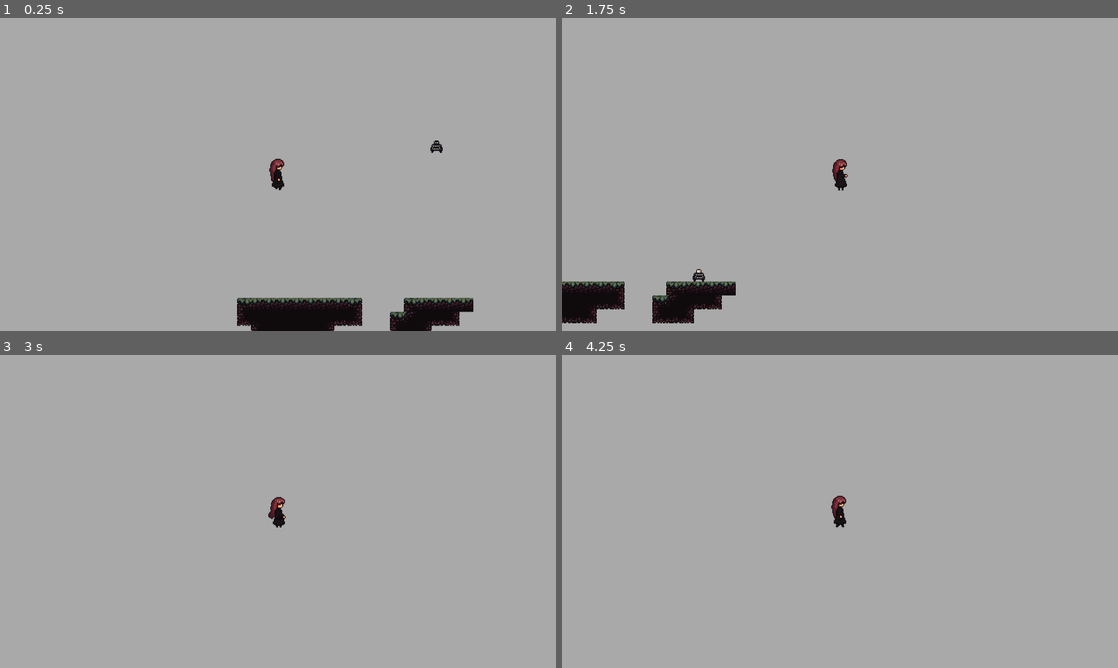
Above: before the commit, frames 1-4 (two rows, left to right).
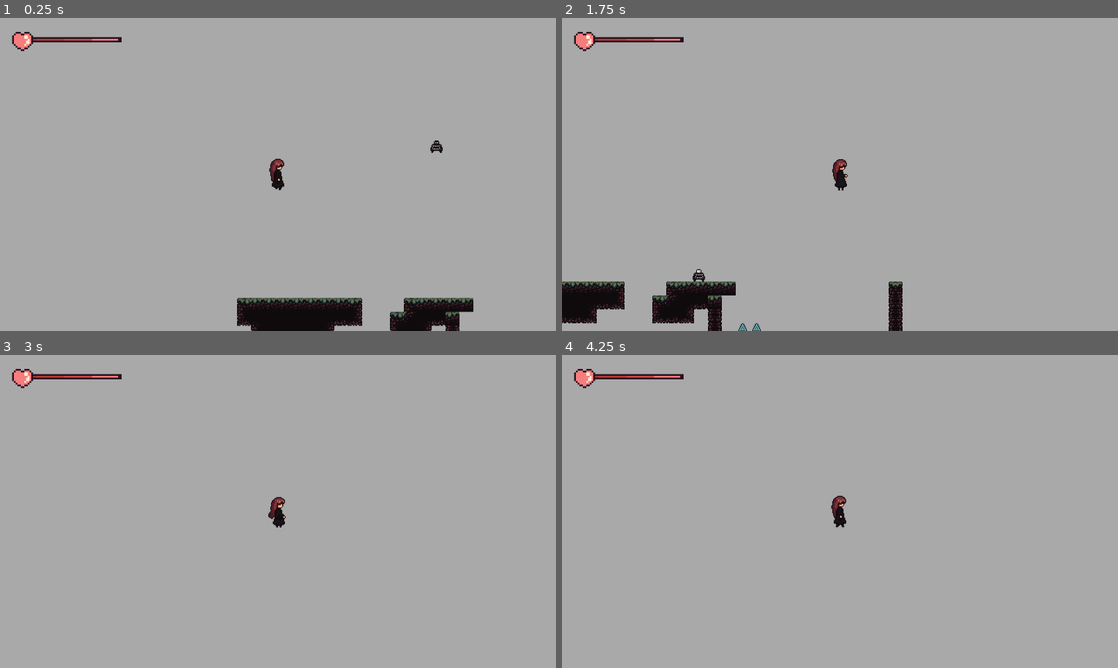
Above: after the commit, the same moments.

Repository: jan-domalaon/a-forests-fairytale
Game: Godot game, scene res://levels/intro/LevelIntro.tscn
Two runs of this game, one before a commit and one after it. Both use one fixed random seed, a clock stepped at 60 frames per second and the inputs below. The project has no main scene, so this scene is started directly.
Inputs:
- Up to frame 1 (0.25 s): no input
- Up to frame 2 (1.75 s): hold D (move_right) from 0.53 s (still down); tap R (spell_cast) at 0.6, 1.35 s; tap Space (jump) at 0.77, 1.52 s
- Up to frame 3 (3 s): release D (move_right) at 2.03 s; hold A (move_left) 2.03-2.78 s; tap R (spell_cast) at 2.1, 2.85 s; hold D (move_right) from 2.78 s (still down)
- Up to frame 4 (4.25 s): keep holding D (move_right); tap Space (jump) at 3.02, 3.77 s; tap R (spell_cast) at 3.6 s

The runs differ from the first frame. In frame 1, 0.6% of the frame differs, in the area x 2-83%, y 4-100%; in frame 2, 1.1%, in the area x 2-62%, y 4-100%; in frame 3, 0.5%; in frame 4, 0.5%.

Commit message:
Added playerUI to player. Has a functioning health bar now.

Diff:
--- a/character/Character.gd
+++ b/character/Character.gd
@@ -11,6 +11,9 @@
 export (float, 0, 1.0) var friction = 0.1
 
 var velocity = Vector2.ZERO
+var is_dead = false
+
+signal update_health(health)
 
 #
 # CHARACTER ANIMATION STATE MACHINE
@@ -30,6 +33,23 @@
 func _physics_process(delta):
 	velocity_movement(delta)
 
+
 func velocity_movement(delta):
 	velocity.y += gravity * delta
 	velocity = move_and_slide(velocity, Vector2.UP)
+
+
+func get_damaged(hp_damage):
+	if health - hp_damage <= 0:
+		is_dead = true
+		health = 0
+		# TODO: Add a death condition for player and mob
+		if is_in_group("Player"):
+			pass
+		elif is_in_group("Mob"):
+			pass
+		print(get_name() + " has died!")
+	else:
+		health -= hp_damage
+		emit_signal("update_health", health)
+		# TODO: Flicker effect
--- a/character/Character.tscn
+++ b/character/Character.tscn
@@ -9,7 +9,9 @@
 
 [sub_resource type="AnimationNodeStateMachinePlayback" id=3]
 
-[node name="Character" type="KinematicBody2D"]
+[node name="Character" type="KinematicBody2D" groups=[
+"Character",
+]]
 script = ExtResource( 1 )
 jump_speed = -1000
 
--- /dev/null
+++ b/levels/generic_level/GenericLevel.tscn
@@ -0,0 +1,12 @@
+[gd_scene format=2]
+
+[node name="GenericLevel" type="Node"]
+
+[node name="TileMap" type="TileMap" parent="."]
+format = 1
+
+[node name="PlayerStart" type="Position2D" parent="."]
+
+[node name="Mobs" type="Node" parent="."]
+
+[node name="Traps" type="Node" parent="."]
--- a/levels/intro/LevelIntro.tscn
+++ b/levels/intro/LevelIntro.tscn
@@ -1,8 +1,9 @@
-[gd_scene load_steps=4 format=2]
+[gd_scene load_steps=5 format=2]
 
 [ext_resource path="res://levels/tileset/terrain_tileset.tres" type="TileSet" id=1]
 [ext_resource path="res://player/Player.tscn" type="PackedScene" id=2]
 [ext_resource path="res://mobs/big_mouth/BigMouthMonster.tscn" type="PackedScene" id=3]
+[ext_resource path="res://levels/traps/spike/Spike.tscn" type="PackedScene" id=4]
 
 [node name="LevelIntro" type="Node"]
 
@@ -10,7 +11,7 @@
 tile_set = ExtResource( 1 )
 cell_size = Vector2( 16, 16 )
 format = 1
-tile_data = PoolIntArray( 0, 5, 0, 1, 5, 1, 2, 5, 1, 3, 5, 1, 4, 5, 1, 5, 5, 1, 6, 5, 1, 7, 5, 1, 8, 5, 2, 12, 5, 0, 13, 5, 1, 14, 5, 1, 15, 5, 1, 16, 5, 1, 65536, 5, 131072, 65537, 5, 131080, 65538, 5, 65537, 65539, 5, 65537, 65540, 5, 65537, 65541, 5, 65537, 65542, 5, 8, 65543, 5, 131073, 65544, 5, 131074, 65547, 5, 0, 65548, 5, 65543, 65549, 5, 8, 65550, 5, 131073, 65551, 5, 131074, 131073, 5, 131072, 131074, 5, 131073, 131075, 5, 131073, 131076, 5, 131073, 131077, 5, 131073, 131078, 5, 131074, 131083, 5, 131072, 131084, 5, 131073, 131085, 5, 131074 )
+tile_data = PoolIntArray( 0, 5, 0, 1, 5, 1, 2, 5, 1, 3, 5, 1, 4, 5, 1, 5, 5, 1, 6, 5, 1, 7, 5, 1, 8, 5, 2, 12, 5, 0, 13, 5, 1, 14, 5, 1, 15, 5, 1, 16, 5, 1, 28, 5, 3, 65536, 5, 131072, 65537, 5, 131080, 65538, 5, 65537, 65539, 5, 65537, 65540, 5, 65537, 65541, 5, 65537, 65542, 5, 8, 65543, 5, 131073, 65544, 5, 131074, 65547, 5, 0, 65548, 5, 65543, 65549, 5, 8, 65550, 5, 131073, 65551, 5, 1, 65564, 5, 65539, 131073, 5, 131072, 131074, 5, 131073, 131075, 5, 131073, 131076, 5, 131073, 131077, 5, 131073, 131078, 5, 131074, 131083, 5, 131072, 131084, 5, 131073, 131085, 5, 131074, 131087, 5, 65539, 131100, 5, 65539, 196623, 5, 65539, 196636, 5, 65539, 262159, 5, 1, 262160, 5, 1, 262161, 5, 1, 262162, 5, 1, 262163, 5, 1, 262164, 5, 1, 262165, 5, 1, 262166, 5, 1, 262167, 5, 1, 262168, 5, 1, 262169, 5, 1, 262170, 5, 1, 262171, 5, 1, 262172, 5, 1 )
 
 [node name="Player" parent="." instance=ExtResource( 2 )]
 position = Vector2( 47.0256, -175.193 )
@@ -20,3 +21,11 @@
 
 [node name="BigMouthMonster" parent="Mobs" instance=ExtResource( 3 )]
 position = Vector2( 229.305, -275.078 )
+
+[node name="Traps" type="Node" parent="."]
+
+[node name="Spike" parent="Traps" instance=ExtResource( 4 )]
+position = Vector2( 280, 56 )
+
+[node name="Spike2" parent="Traps" instance=ExtResource( 4 )]
+position = Vector2( 296, 56 )
--- /dev/null
+++ b/levels/traps/GenericTrap.gd
@@ -0,0 +1,16 @@
+extends Area2D
+
+
+export (int) var damage = 1
+
+
+# Called when the node enters the scene tree for the first time.
+func _ready():
+	pass # Replace with function body.
+
+
+
+func _on_GenericTrap_body_entered(body):
+	# Damage characters
+	if body.is_in_group("Character"):
+		body.get_damaged(damage)
--- /dev/null
+++ b/levels/traps/GenericTrap.tscn
@@ -0,0 +1,17 @@
+[gd_scene load_steps=3 format=2]
+
+[ext_resource path="res://levels/traps/spike.png" type="Texture" id=1]
+[ext_resource path="res://levels/traps/GenericTrap.gd" type="Script" id=2]
+
+[node name="GenericTrap" type="Area2D" groups=[
+"Trap",
+]]
+script = ExtResource( 2 )
+
+[node name="Sprite" type="Sprite" parent="."]
+texture = ExtResource( 1 )
+
+[node name="CollisionPolygon2D" type="CollisionShape2D" parent="." groups=[
+"Trap",
+]]
+[connection signal="body_entered" from="." to="." method="_on_GenericTrap_body_entered"]
--- /dev/null
+++ b/levels/traps/spike/Spike.tscn
@@ -0,0 +1,13 @@
+[gd_scene load_steps=3 format=2]
+
+[ext_resource path="res://levels/traps/GenericTrap.tscn" type="PackedScene" id=1]
+
+[sub_resource type="RectangleShape2D" id=1]
+extents = Vector2( 8, 8 )
+
+[node name="Spike" instance=ExtResource( 1 )]
+damage = 3
+
+[node name="CollisionPolygon2D" parent="." index="1"]
+position = Vector2( 0, -2 )
+shape = SubResource( 1 )
--- a/player/Player.gd
+++ b/player/Player.gd
@@ -10,8 +10,10 @@
 
 
 func _physics_process(delta):
-	input_player()
-	handle_move_animations()
+	# Only allow input if the player is still alive
+	if not is_dead:
+		input_player()
+		handle_move_animations()
 
 
 func input_player():
--- a/player/Player.tscn
+++ b/player/Player.tscn
@@ -7,6 +7,7 @@
 [ext_resource path="res://player/anim/animation_state_machine.tres" type="AnimationNodeStateMachine" id=5]
 [ext_resource path="res://player/Player.gd" type="Script" id=6]
 [ext_resource path="res://projectile/GenericProjectile.tscn" type="PackedScene" id=7]
+[ext_resource path="res://player/ui/PlayerUI.tscn" type="PackedScene" id=8]
 
 [sub_resource type="RectangleShape2D" id=1]
 extents = Vector2( 10, 18 )
@@ -94,7 +95,7 @@
 [node name="AnimatedSprite" parent="." index="0"]
 frames = ExtResource( 2 )
 animation = "Idle"
-frame = 3
+frame = 6
 
 [node name="CollisionShape2D" parent="." index="1" groups=[
 "Player",
@@ -117,3 +118,5 @@
 
 [node name="SpellMuzzle" type="Position2D" parent="." index="5"]
 position = Vector2( 11, 0 )
+
+[node name="PlayerUI" parent="." index="6" instance=ExtResource( 8 )]
--- a/player/player_sprite_frames.tres
+++ b/player/player_sprite_frames.tres
@@ -6,144 +6,144 @@
 [ext_resource path="res://player/player_cast.png" type="Texture" id=5]
 
 [sub_resource type="AtlasTexture" id=1]
+atlas = ExtResource( 1 )
+region = Rect2( 0, 0, 20, 36 )
+
+[sub_resource type="AtlasTexture" id=2]
+atlas = ExtResource( 1 )
+region = Rect2( 20, 0, 20, 36 )
+
+[sub_resource type="AtlasTexture" id=3]
+atlas = ExtResource( 1 )
+region = Rect2( 40, 0, 20, 36 )
+
+[sub_resource type="AtlasTexture" id=4]
+atlas = ExtResource( 1 )
+region = Rect2( 60, 0, 20, 36 )
+
+[sub_resource type="AtlasTexture" id=5]
+atlas = ExtResource( 1 )
+region = Rect2( 80, 0, 20, 36 )
+
+[sub_resource type="AtlasTexture" id=6]
+atlas = ExtResource( 1 )
+region = Rect2( 100, 0, 20, 36 )
+
+[sub_resource type="AtlasTexture" id=7]
+atlas = ExtResource( 1 )
+region = Rect2( 120, 0, 20, 36 )
+
+[sub_resource type="AtlasTexture" id=8]
+atlas = ExtResource( 1 )
+region = Rect2( 140, 0, 20, 36 )
+
+[sub_resource type="AtlasTexture" id=9]
+atlas = ExtResource( 1 )
+region = Rect2( 160, 0, 20, 36 )
+
+[sub_resource type="AtlasTexture" id=10]
+atlas = ExtResource( 1 )
+region = Rect2( 180, 0, 20, 36 )
+
+[sub_resource type="AtlasTexture" id=11]
+atlas = ExtResource( 1 )
+region = Rect2( 200, 0, 20, 36 )
+
+[sub_resource type="AtlasTexture" id=12]
+atlas = ExtResource( 1 )
+region = Rect2( 220, 0, 20, 36 )
+
+[sub_resource type="AtlasTexture" id=13]
+atlas = ExtResource( 2 )
+region = Rect2( 0, 0, 20, 36 )
+
+[sub_resource type="AtlasTexture" id=14]
+atlas = ExtResource( 2 )
+region = Rect2( 20, 0, 20, 36 )
+
+[sub_resource type="AtlasTexture" id=15]
+atlas = ExtResource( 2 )
+region = Rect2( 40, 0, 20, 36 )
+
+[sub_resource type="AtlasTexture" id=16]
+atlas = ExtResource( 2 )
+region = Rect2( 60, 0, 20, 36 )
+
+[sub_resource type="AtlasTexture" id=17]
+atlas = ExtResource( 2 )
+region = Rect2( 80, 0, 20, 36 )
+
+[sub_resource type="AtlasTexture" id=18]
+atlas = ExtResource( 2 )
+region = Rect2( 100, 0, 20, 36 )
+
+[sub_resource type="AtlasTexture" id=19]
+atlas = ExtResource( 2 )
+region = Rect2( 120, 0, 20, 36 )
+
+[sub_resource type="AtlasTexture" id=20]
 atlas = ExtResource( 5 )
 region = Rect2( 0, 0, 22, 37 )
 
-[sub_resource type="AtlasTexture" id=2]
+[sub_resource type="AtlasTexture" id=21]
 atlas = ExtResource( 5 )
 region = Rect2( 22, 0, 22, 37 )
 
-[sub_resource type="AtlasTexture" id=3]
+[sub_resource type="AtlasTexture" id=22]
 atlas = ExtResource( 5 )
 region = Rect2( 44, 0, 22, 37 )
 
-[sub_resource type="AtlasTexture" id=4]
+[sub_resource type="AtlasTexture" id=23]
 atlas = ExtResource( 5 )
 region = Rect2( 66, 0, 22, 37 )
 
-[sub_resource type="AtlasTexture" id=5]
+[sub_resource type="AtlasTexture" id=24]
 atlas = ExtResource( 5 )
 region = Rect2( 88, 0, 22, 37 )
 
-[sub_resource type="AtlasTexture" id=6]
+[sub_resource type="AtlasTexture" id=25]
 atlas = ExtResource( 5 )
 region = Rect2( 110, 0, 22, 37 )
 
-[sub_resource type="AtlasTexture" id=7]
+[sub_resource type="AtlasTexture" id=26]
 atlas = ExtResource( 5 )
 region = Rect2( 132, 0, 22, 37 )
 
-[sub_resource type="AtlasTexture" id=8]
+[sub_resource type="AtlasTexture" id=27]
 atlas = ExtResource( 5 )
 region = Rect2( 154, 0, 22, 37 )
 
-[sub_resource type="AtlasTexture" id=9]
+[sub_resource type="AtlasTexture" id=28]
 atlas = ExtResource( 5 )
 region = Rect2( 176, 0, 22, 37 )
 
-[sub_resource type="AtlasTexture" id=10]
+[sub_resource type="AtlasTexture" id=29]
 atlas = ExtResource( 5 )
 region = Rect2( 198, 0, 22, 37 )
 
-[sub_resource type="AtlasTexture" id=11]
+[sub_resource type="AtlasTexture" id=30]
 atlas = ExtResource( 5 )
 region = Rect2( 220, 0, 22, 37 )
 
-[sub_resource type="AtlasTexture" id=12]
+[sub_resource type="AtlasTexture" id=31]
 atlas = ExtResource( 5 )
 region = Rect2( 242, 0, 22, 37 )
 
-[sub_resource type="AtlasTexture" id=13]
+[sub_resource type="AtlasTexture" id=32]
 atlas = ExtResource( 5 )
 region = Rect2( 264, 0, 22, 37 )
 
-[sub_resource type="AtlasTexture" id=14]
+[sub_resource type="AtlasTexture" id=33]
 atlas = ExtResource( 5 )
 region = Rect2( 286, 0, 22, 37 )
 
-[sub_resource type="AtlasTexture" id=15]
+[sub_resource type="AtlasTexture" id=34]
 atlas = ExtResource( 5 )
 region = Rect2( 308, 0, 22, 37 )
 
-[sub_resource type="AtlasTexture" id=16]
+[sub_resource type="AtlasTexture" id=35]
 atlas = ExtResource( 5 )
 region = Rect2( 330, 0, 22, 37 )
-
-[sub_resource type="AtlasTexture" id=17]
-atlas = ExtResource( 2 )
-region = Rect2( 0, 0, 20, 36 )
-
-[sub_resource type="AtlasTexture" id=18]
-atlas = ExtResource( 2 )
-region = Rect2( 20, 0, 20, 36 )
-
-[sub_resource type="AtlasTexture" id=19]
-atlas = ExtResource( 2 )
-region = Rect2( 40, 0, 20, 36 )
-
-[sub_resource type="AtlasTexture" id=20]
-atlas = ExtResource( 2 )
-region = Rect2( 60, 0, 20, 36 )
-
-[sub_resource type="AtlasTexture" id=21]
-atlas = ExtResource( 2 )
-region = Rect2( 80, 0, 20, 36 )
-
-[sub_resource type="AtlasTexture" id=22]
-atlas = ExtResource( 2 )
-region = Rect2( 100, 0, 20, 36 )
-
-[sub_resource type="AtlasTexture" id=23]
-atlas = ExtResource( 2 )
-region = Rect2( 120, 0, 20, 36 )
-
-[sub_resource type="AtlasTexture" id=24]
-atlas = ExtResource( 1 )
-region = Rect2( 0, 0, 20, 36 )
-
-[sub_resource type="AtlasTexture" id=25]
-atlas = ExtResource( 1 )
-region = Rect2( 20, 0, 20, 36 )
-
-[sub_resource type="AtlasTexture" id=26]
-atlas = ExtResource( 1 )
-region = Rect2( 40, 0, 20, 36 )
-
-[sub_resource type="AtlasTexture" id=27]
-atlas = ExtResource( 1 )
-region = Rect2( 60, 0, 20, 36 )
-
-[sub_resource type="AtlasTexture" id=28]
-atlas = ExtResource( 1 )
-region = Rect2( 80, 0, 20, 36 )
-
-[sub_resource type="AtlasTexture" id=29]
-atlas = ExtResource( 1 )
-region = Rect2( 100, 0, 20, 36 )
-
-[sub_resource type="AtlasTexture" id=30]
-atlas = ExtResource( 1 )
-region = Rect2( 120, 0, 20, 36 )
-
-[sub_resource type="AtlasTexture" id=31]
-atlas = ExtResource( 1 )
-region = Rect2( 140, 0, 20, 36 )
-
-[sub_resource type="AtlasTexture" id=32]
-atlas = ExtResource( 1 )
-region = Rect2( 160, 0, 20, 36 )
-
-[sub_resource type="AtlasTexture" id=33]
-atlas = ExtResource( 1 )
-region = Rect2( 180, 0, 20, 36 )
-
-[sub_resource type="AtlasTexture" id=34]
-atlas = ExtResource( 1 )
-region = Rect2( 200, 0, 20, 36 )
-
-[sub_resource type="AtlasTexture" id=35]
-atlas = ExtResource( 1 )
-region = Rect2( 220, 0, 20, 36 )
 
 [sub_resource type="AtlasTexture" id=36]
 atlas = ExtResource( 3 )
@@ -155,20 +155,20 @@
 
 [resource]
 animations = [ {
-"frames": [ SubResource( 1 ), SubResource( 2 ), SubResource( …(129 unchanged characters)…  ), SubResource( 11 ), SubResource( 12 ), SubResource( 13 ), SubResource( 14 ), SubResource( 15 ), SubResource( 16 ) ],
-"loop": false,
-"name": "Cast",
-"speed": 16.0
+"frames": [ SubResource( 1 ), SubResource( 2 ), SubResource( …(129 unchanged characters)…  ), SubResource( 11 ), SubResource( 12 ) ],
+"loop": true,
+"name": "Idle",
+"speed": 6.0
 }, {
-"frames": [ SubResource( 17 ), SubResource( 18 ), SubResource( 19 ), SubResource( 20 ), SubResource( 21 ), SubResource( 22 ), SubResource( 23 ) ],
+"frames": [ SubResource( 13 ), SubResource( 14 ), SubResource( 15 ), SubResource( 16 ), SubResource( 17 ), SubResource( 18 ), SubResource( 19 ) ],
 "loop": true,
 "name": "Run",
 "speed": 12.0
 }, {
-"frames": [ SubResource( 24 ), SubResource( 25 ), SubResource( 26  …(175 unchanged characters)…
-"loop": true,
-"name": "Idle",
-"speed": 6.0
+"frames": [ SubResource( 20 ), SubResource( 21 ), SubResource( 22 ), SubResource( 23 ), SubResource( 24 ), SubResource( 25 ), SubResource( 26  …(175 unchanged characters)…
+"loop": false,
+"name": "Cast",
+"speed": 16.0
 }, {
 "frames": [ SubResource( 36 ), SubResource( 37 ) ],
 "loop": false,
--- /dev/null
+++ b/player/ui/PlayerUI.gd
@@ -0,0 +1,15 @@
+extends CanvasLayer
+
+
+func _ready():
+	# Connect UI elements to player's signal
+	get_parent().connect("update_health", self, "update_health_bar")
+
+
+func _process(delta):
+	pass
+
+
+func update_health_bar(health):
+	# Update the player's health bar
+	$PlayerHealthBar.update_healthbar_ui(health)
--- a/player/ui/PlayerUI.tscn
+++ b/player/ui/PlayerUI.tscn
@@ -1,12 +1,25 @@
-[gd_scene load_steps=2 format=2]
+[gd_scene load_steps=3 format=2]
 
 [ext_resource path="res://player/ui/health/PlayerHealthBar.tscn" type="PackedScene" id=1]
+[ext_resource path="res://player/ui/PlayerUI.gd" type="Script" id=2]
 
-[node name="PlayerUI" type="Control"]
+[node name="PlayerUI" type="CanvasLayer"]
+script = ExtResource( 2 )
+
+[node name="MarginContainer" type="MarginContainer" parent="."]
 anchor_right = 1.0
 anchor_bottom = 1.0
+rect_min_size = Vector2( 1280, 720 )
+custom_constants/margin_right = 20
+custom_constants/margin_top = 20
+custom_constants/margin_left = 20
+custom_constants/margin_bottom = 20
 __meta__ = {
 "_edit_use_anchors_": false
 }
 
-[node name="PlayerHealthBar" parent="." instance=ExtResource( 1 )]
+[node name="PlayerHealthBar" parent="MarginContainer" instance=ExtResource( 1 )]
+margin_left = 20.0
+margin_top = 20.0
+margin_right = 1260.0
+margin_bottom = 700.0
--- a/player/ui/health/PlayerHealthBar.tscn
+++ b/player/ui/health/PlayerHealthBar.tscn
@@ -6,12 +6,15 @@
 [node name="PlayerHealthBar" type="HBoxContainer"]
 margin_right = 40.0
 margin_bottom = 40.0
+rect_min_size = Vector2( 65, 40 )
 script = ExtResource( 2 )
 __meta__ = {
 "_edit_use_anchors_": false
 }
 
 [node name="HealthBar" type="TextureRect" parent="."]
-margin_right = 65.0
-margin_bottom = 40.0
+margin_right = 260.0
+margin_bottom = 80.0
+rect_min_size = Vector2( 260, 80 )
 texture = ExtResource( 1 )
+stretch_mode = 5
Binary file added: levels/traps/spike.png
Not shown, added: levels/traps/spike.png.import
Not shown: 1 places in player/Player.tscn that only renumber resources
